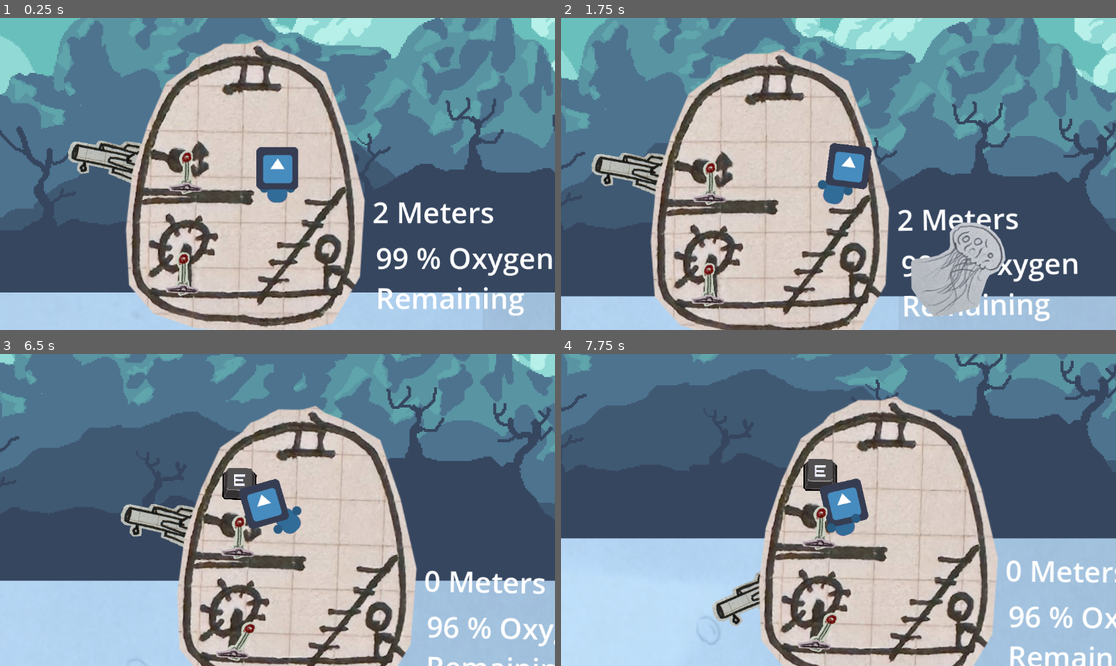
Above: before the commit, frames 1-4 (two rows, left to right).
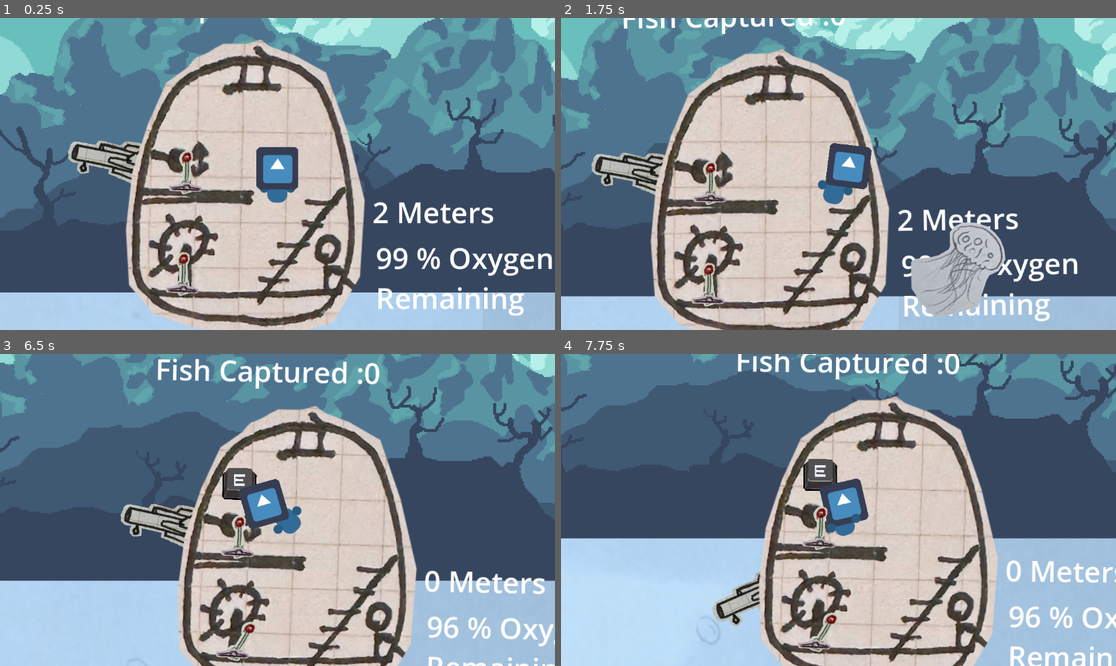
Above: after the commit, the same moments.

Repository: calzila/GGJ_2025
Game: Godot game, scene res://Overworld.tscn
The game is run twice, just before and just after one commit, with the same random seed, the same clock (stepped at 60 frames per second) and the same inputs. The engine's default icon, where the game draws it, is replaced by a stand-in: a white triangle on a blue panel in a dark square.
Inputs:
- Up to frame 1 (0.25 s): no input
- Up to frame 2 (1.75 s): tap Enter (ui_accept) at 0.5, 0.77, 1.52 s; hold D (move_right) from 0.53 s (still down); tap E (Grab) at 0.6, 1.35 s
- Up to frame 3 (6.5 s): release D (move_right) at 2.03 s; hold A (move_left) 2.03-2.78 s; tap E (Grab) every 0.75 s from 2.1 to 5.85 s; hold D (move_right) 2.78-4.28 s; tap Enter (ui_accept) at 3.02, 3.77, 4.52, 6.02 s; hold A (move_left) 4.28-5.03 s; hold D (move_right) 5.03-5.78 s; hold A (move_left) from 5.78 s (still down)
- Up to frame 4 (7.75 s): tap E (Grab) at 6.6, 7.35 s; tap Enter (ui_accept) at 6.77, 7.52 s; release A (move_left) at 7.28 s; hold D (move_right) from 7.28 s (still down)

The runs differ from the first frame. In frame 1, less than 0.1% of the frame differs, in the area x 36-37%, y 0-2%; in frame 2, 0.5%; in frame 3, 1.1%, in the area x 28-69%, y 1-12%; in frame 4, 1.0%.
Error in both runs: Invalid assignment of property or key 'playerIsHolding' with value of type 'bool' on a base object of type 'Nil'. (res://grabber.gd:46)

Commit message:
Tracking fish captured via preview text

Diff:
--- a/TheSub.tscn
+++ b/TheSub.tscn
@@ -163,4 +163,13 @@
 [node name="ProjectileSpaw" type="Node2D" parent="PointLight2D/Sprite2D2"]
 position = Vector2(0, 150)
 
+[node name="FishCaptured" type="RichTextLabel" parent="."]
+offset_left = -304.0
+offset_top = -638.0
+offset_right = 463.0
+offset_bottom = -533.0
+theme_override_font_sizes/normal_font_size = 60
+text = "Fish Captured:"
+scroll_active = false
+
 [connection signal="timeout" from="TimerFishSpawn" to="." method="_on_timer_fish_spawn_timeout"]
--- a/the_sub.gd
+++ b/the_sub.gd
@@ -33,6 +33,8 @@
 
 # Called every frame. 'delta' is the elapsed time since the previous frame.
 func _process(delta: float) -> void:
+
+	$FishCaptured.text = str("Fish Captured :", fishCaptured)
 
 	# We get hevier the more fish we have.
 	mass = 10 + (fishCaptured * 0.1)
